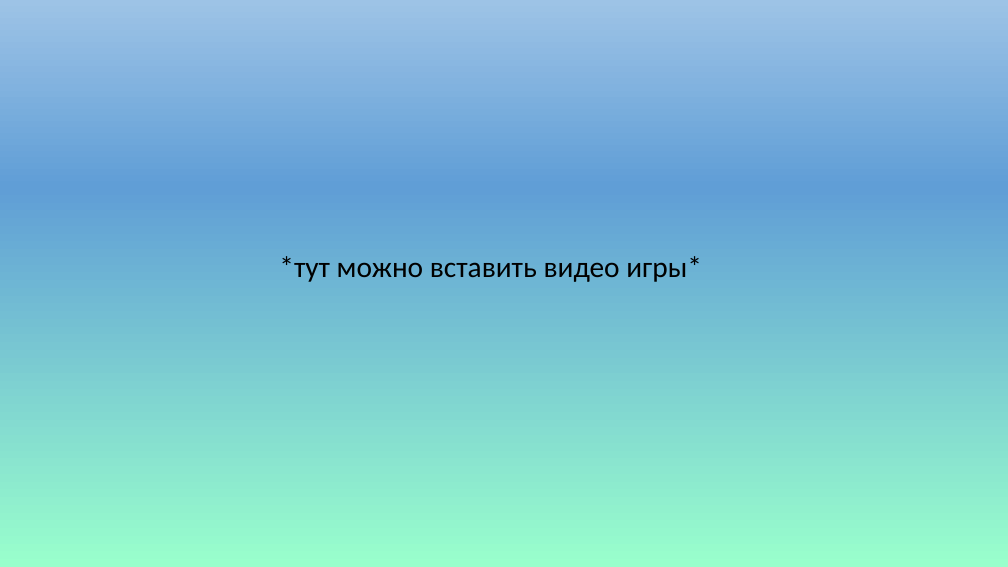
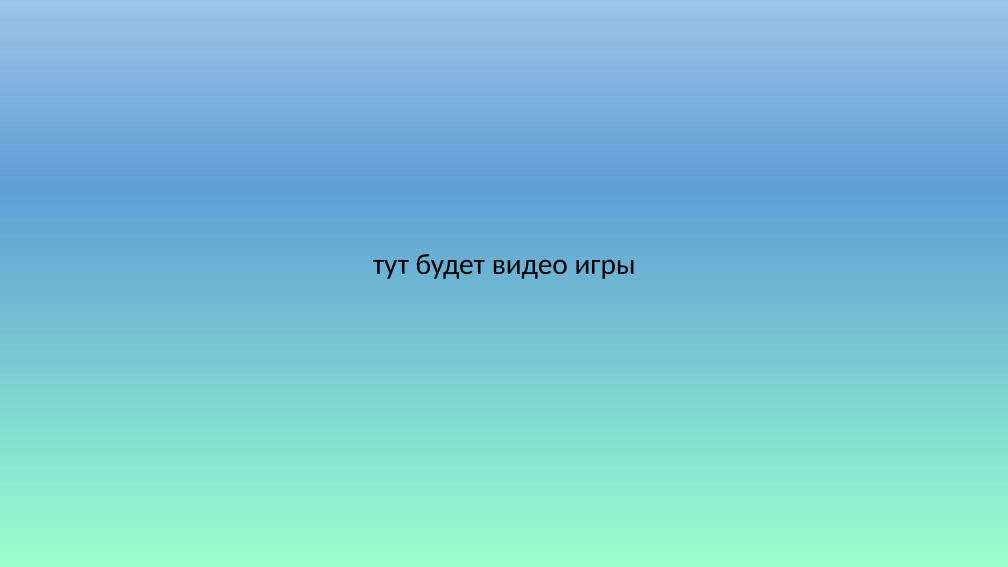
Before and after one commit to Virashu/danmaku, a slide deck: slide 9 of docs/presentation.pptx (slide 10 before the commit). Drawn at 1008x567 pixels with LibreOffice and Linux fonts; fonts in the diff are those of the drawing. Boxes give left, top, right and bottom in pixels: in the first picture for what was removed or moved away, otherwise in the second. Text is boxed around its words. In the diff, an @@ line names an element or a change of style, - is before the commit and + after.

```diff
--- a/docs/presentation.pptx
+++ b/docs/presentation.pptx
@@ text at (373, 254, 636, 279): text changed @@
-*тут можно вставить видео игры*
+тут будет видео игры
```
Also in this commit, not shown: 4 other slides changed, 2 slides added, 3 slides removed.
